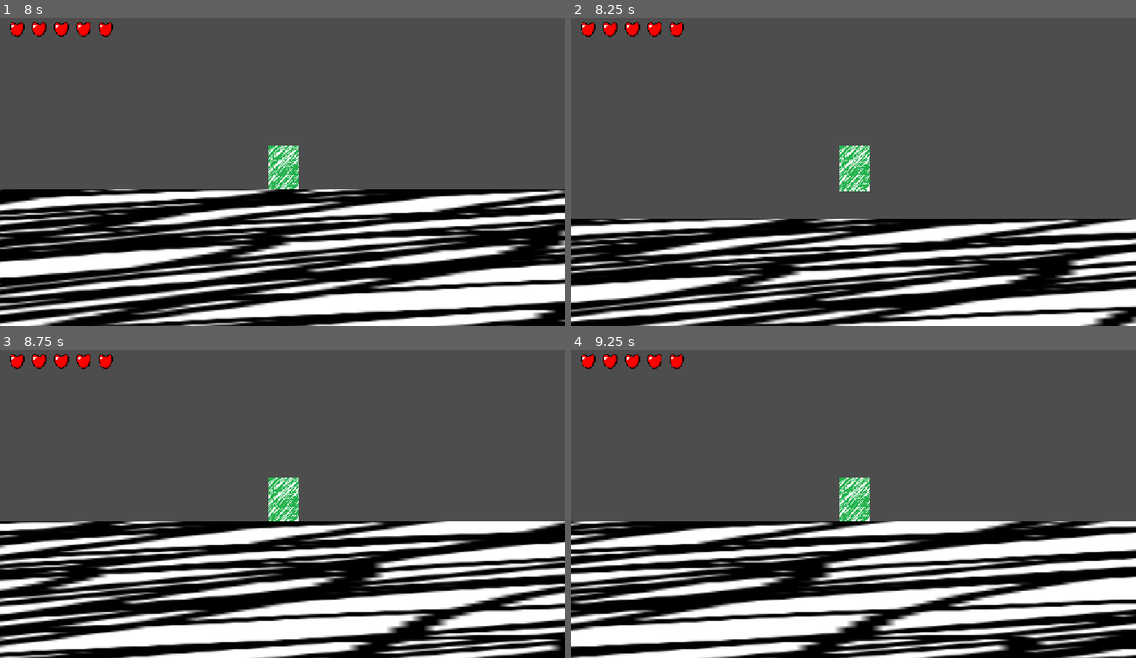
Above: before the commit, frames 1-4 (two rows, left to right).
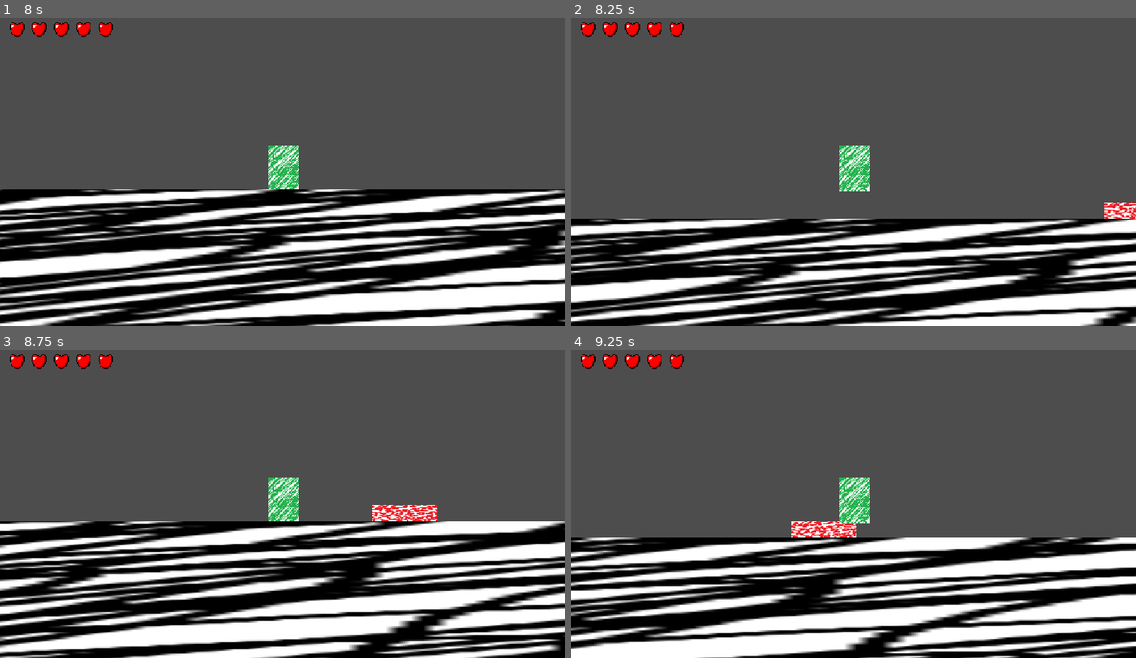
Above: after the commit, the same moments.

Repository: tanlanman123/bluecell
Game: Godot game, scene res://scenes/node_2d.tscn
Two runs of this game, one before a commit and one after it. Both use one fixed random seed, a clock stepped at 60 frames per second and the inputs below.
Inputs:
- Up to frame 1 (8 s): tap Enter at 0.5 s; hold D (move_right) 0.53-2.03 s; tap Z (press_z) every 0.75 s from 0.6 to 7.35 s; hold A (move_left) 2.03-2.78 s; hold D (move_right) 2.78-4.28 s; hold A (move_left) 4.28-5.03 s; hold D (move_right) 5.03-5.78 s; hold A (move_left) 5.78-7.28 s; hold D (move_right) from 7.28 s (still down)
- Up to frame 2 (8.25 s): keep holding D (move_right); tap Z (press_z) at 8.1 s
- Up to frame 3 (8.75 s): keep holding D (move_right)
- Up to frame 4 (9.25 s): keep holding D (move_right); tap Z (press_z) at 8.85 s

Frame 1 is identical in both runs. In frame 2, 0.3% of the frame differs, in the area x 94-100%, y 59-66%; in frame 3, 0.6%; in frame 4, 33%, in the area x 0-100%, y 55-100%.

Commit message:
simple ai
doesnt chase player yet
just checks if it is about to fall of a platform

Diff:
--- a/project.godot
+++ b/project.godot
@@ -12,7 +12,7 @@
 
 config/name="bluecell"
 run/main_scene="uid://coevnjbh42xg"
-config/features=PackedStringArray("4.6", "Forward Plus")
+config/features=PackedStringArray("4.7", "Forward Plus")
 
 [display]
 
--- /dev/null
+++ b/scenes/VerySimpleAI.gd
@@ -0,0 +1,38 @@
+extends CharacterBody2D
+
+@onready var player_node: CharacterBody2D = $"../Player"
+@onready var sprite_2d: Sprite2D = $Sprite2D
+
+@export var speed: float = 80
+var gravity = 15
+
+@export_range(-1, 1) var dir: int = 1
+
+func _ready() -> void:
+	if player_node.global_position.x > global_position.x:
+		dir = 1
+	else:
+		dir = -1
+
+	sprite_2d.flip_h = dir == -1
+
+func _physics_process(delta: float) -> void:
+	if dir == 1 and (not $RightRay.is_colliding() or $RightWallRay.is_colliding()):
+		sprite_2d.flip_h = true
+		dir = -1
+
+	if dir == -1 and (not $LeftRay.is_colliding() or $LeftWallRay.is_colliding()):
+		sprite_2d.flip_h = false
+		dir = 1
+
+	velocity.x = lerp(velocity.x, dir * speed, 10.0 * delta)
+	velocity.y += gravity
+	move_and_slide()
+
+func _wait_dir_change(desired_dir: int):
+	await get_tree().create_timer(0.5).timeout
+	dir = desired_dir
+
+func _on_enemy_detection_area_body_entered(body: Node2D) -> void:
+	if body == player_node:
+		get_tree().call_deferred("reload_current_scene")
--- a/scenes/enemy.tscn
+++ b/scenes/enemy.tscn
@@ -1,21 +1,24 @@
 [gd_scene format=3 uid="uid://dmqsldlk1yup6"]
 
 [ext_resource type="Texture2D" uid="uid://cvx837hhb2k23" path="res://assets/enemy placeholder.png" id="1_7p1mj"]
+[ext_resource type="Script" uid="uid://810010iovqak" path="res://scenes/VerySimpleAI.gd" id="1_md0e3"]
 
 [sub_resource type="RectangleShape2D" id="RectangleShape2D_og2xu"]
-size = Vector2(119.27272, 208.35556)
+size = Vector2(111.81818, 36.451416)
 
 [sub_resource type="CircleShape2D" id="CircleShape2D_5m1cd"]
 radius = 600.0
 
 [node name="Enemy" type="CharacterBody2D" unique_id=1010637737]
+script = ExtResource("1_md0e3")
 
-[node name="placeholer" type="Sprite2D" parent="." unique_id=1065366453]
-scale = Vector2(0.53598595, 0.5000689)
+[node name="Sprite2D" type="Sprite2D" parent="." unique_id=1065366453]
+position = Vector2(0, 39.999996)
+scale = Vector2(0.53598595, -0.10101711)
 texture = ExtResource("1_7p1mj")
 
 [node name="EnemyHitbox" type="CollisionShape2D" parent="." unique_id=1625374175]
-position = Vector2(-1.3552527e-20, 1.4699707)
+position = Vector2(0, 41.484985)
 scale = Vector2(0.5365854, 0.46555033)
 shape = SubResource("RectangleShape2D_og2xu")
 
@@ -24,5 +27,24 @@
 [node name="DetectionArea" type="CollisionShape2D" parent="EnemyDetectionArea" unique_id=940897086]
 position = Vector2(0, 1)
 shape = SubResource("CircleShape2D_5m1cd")
+disabled = true
+
+[node name="LeftRay" type="RayCast2D" parent="." unique_id=2130063805]
+position = Vector2(-35, 49)
+target_position = Vector2(0, 7)
+hit_from_inside = true
+
+[node name="RightRay" type="RayCast2D" parent="." unique_id=559337598]
+position = Vector2(35, 49)
+target_position = Vector2(0, 7)
+hit_from_inside = true
+
+[node name="LeftWallRay" type="RayCast2D" parent="." unique_id=1164009293]
+position = Vector2(-34, 44)
+target_position = Vector2(-2, 0)
+
+[node name="RightWallRay" type="RayCast2D" parent="." unique_id=1415472597]
+position = Vector2(34, 44)
+target_position = Vector2(2, 0)
 
 [connection signal="body_exited" from="EnemyDetectionArea" to="." method="_on_enemy_detection_area_body_exited"]
Not shown, added: scenes/VerySimpleAI.gd.uid
